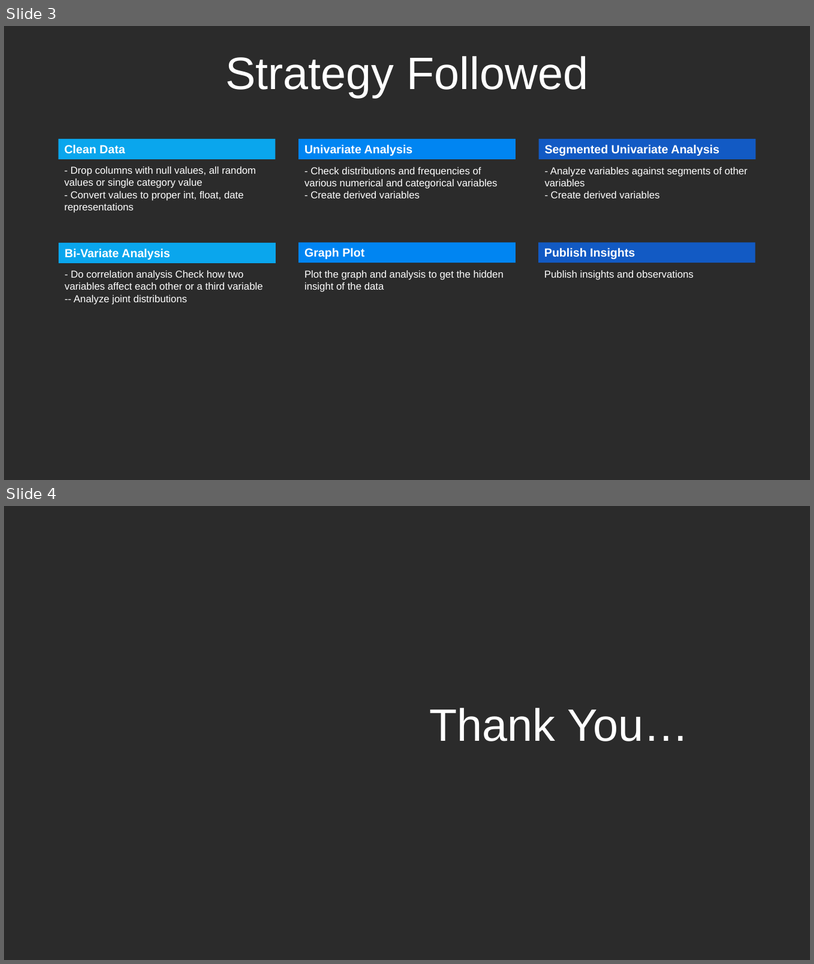
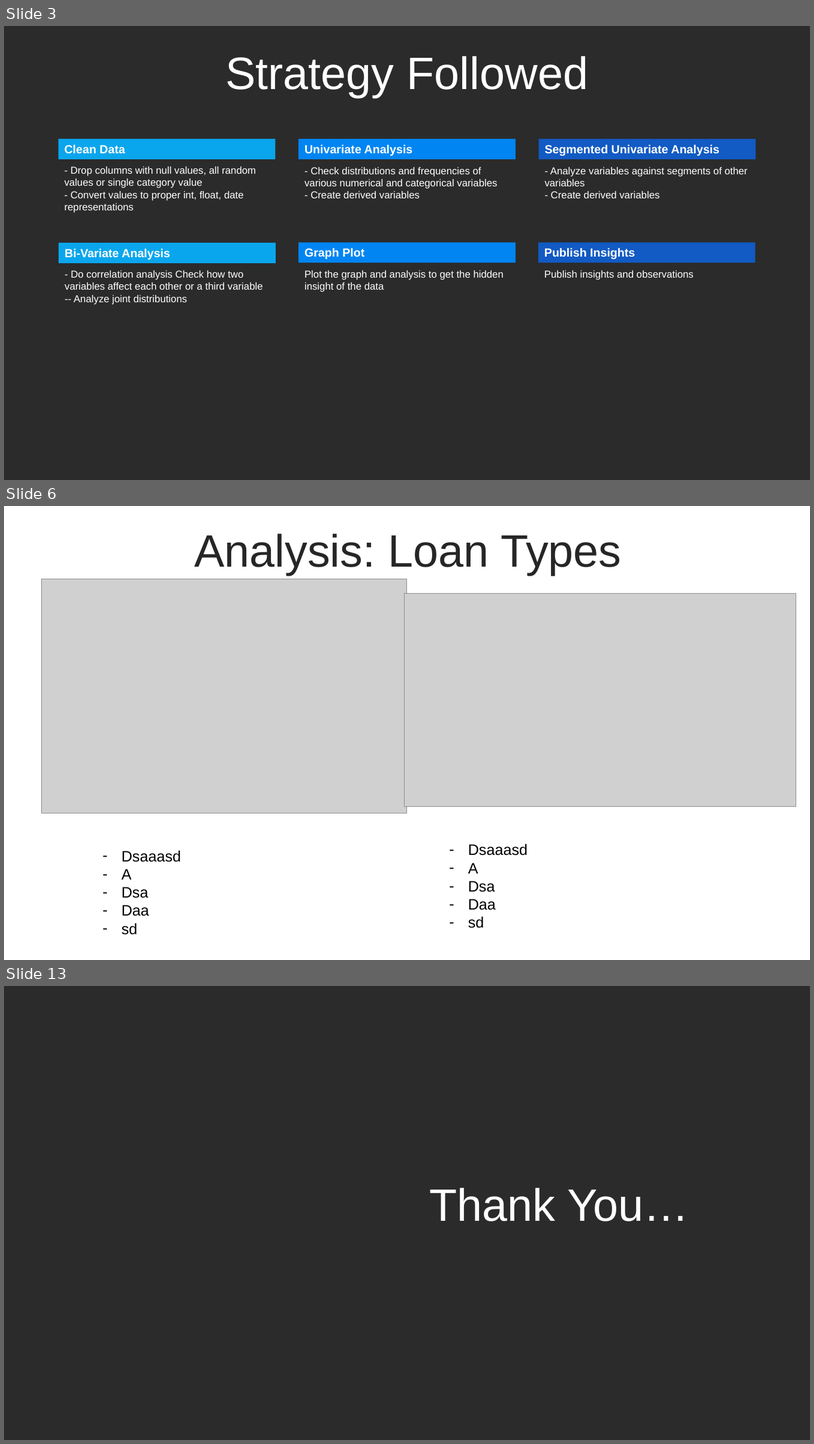
Before and after one commit to subhambansal/LendingClubCaseStudy, a slide deck: LendingClubCaseStudy.pptx. Shown one above the other, each under a label of ours: slides 3 and 4 before the commit, slides 3, 6 and 13 after it; the slides between them are not shown. The pictures are 814x964 and 814x1444 pixels, drawn with LibreOffice and Linux fonts; fonts in the diff are those of the drawing; grey boxes stand for pictures; background and template pictures are left out; a plain dark background stands for a picture behind light text. Boxes give left, top, right and bottom in pixels: in the first picture for what was removed or moved away, otherwise in the second. Text is boxed around its words. In the diff, an @@ line names an element or a change of style, - is before the commit and + after.

```diff
--- a/LendingClubCaseStudy.pptx
+++ b/LendingClubCaseStudy.pptx
@@ slide 6 added at box(4, 506, 810, 960), background #FFFFFF @@
@@ text added at box(194, 534, 622, 575), 54 pt, text #262626 @@
+Analysis: Loan Types
@@ picture added at box(42, 579, 408, 813) @@
@@ picture added at box(404, 593, 796, 806) @@
@@ text added at box(468, 843, 528, 928), 18 pt, text #000000 @@
+– Dsaaasd
+– A
+– Dsa
+– Daa
+– sd
@@ text added at box(122, 850, 181, 934), 18 pt, text #000000 @@
+– Dsaaasd
+– A
+– Dsa
+– Daa
+– sd
@@ what was slide 4 is now slide 13 @@
```
Also in this commit, not shown: 8 other slides added, 1 other file.
